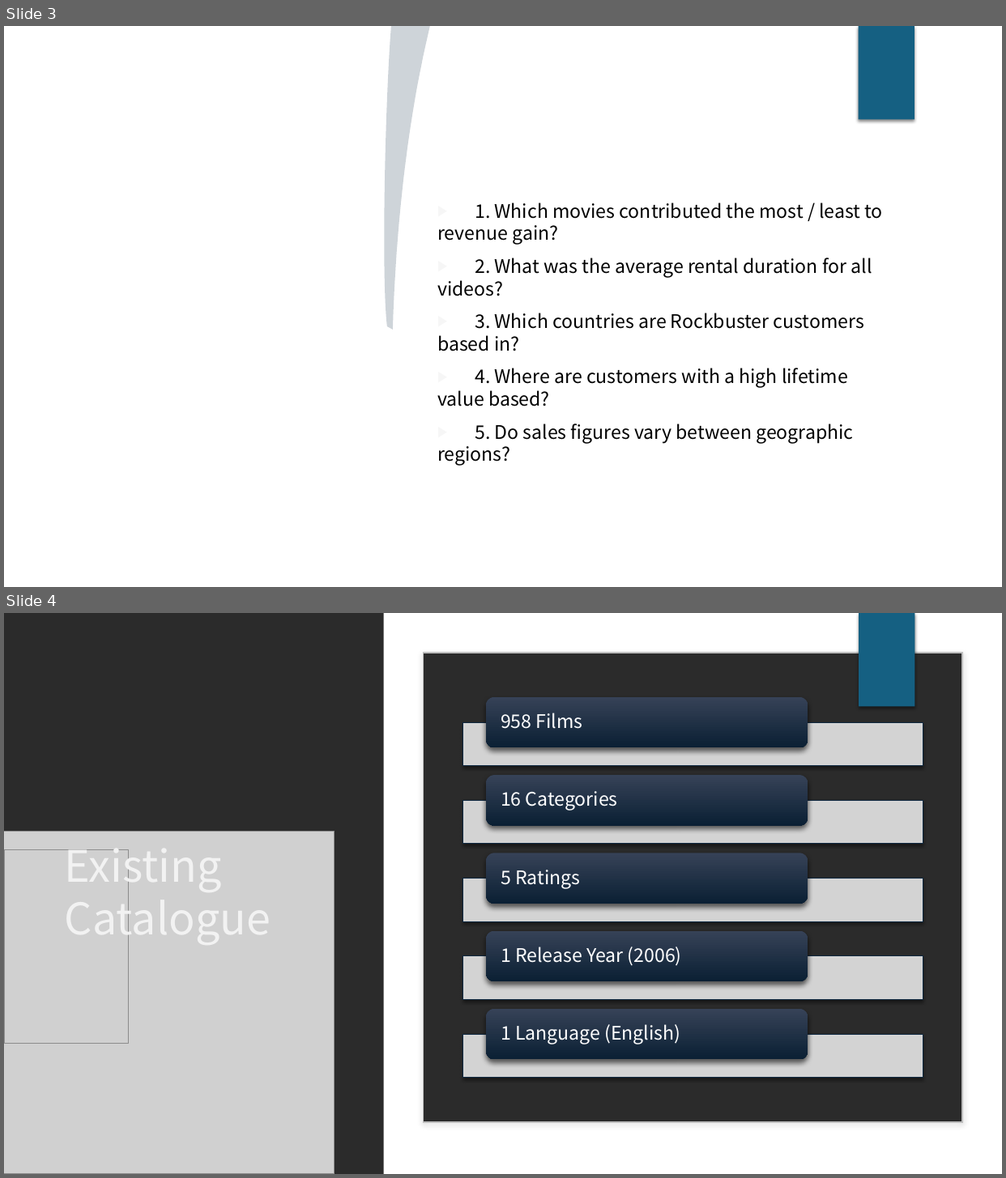
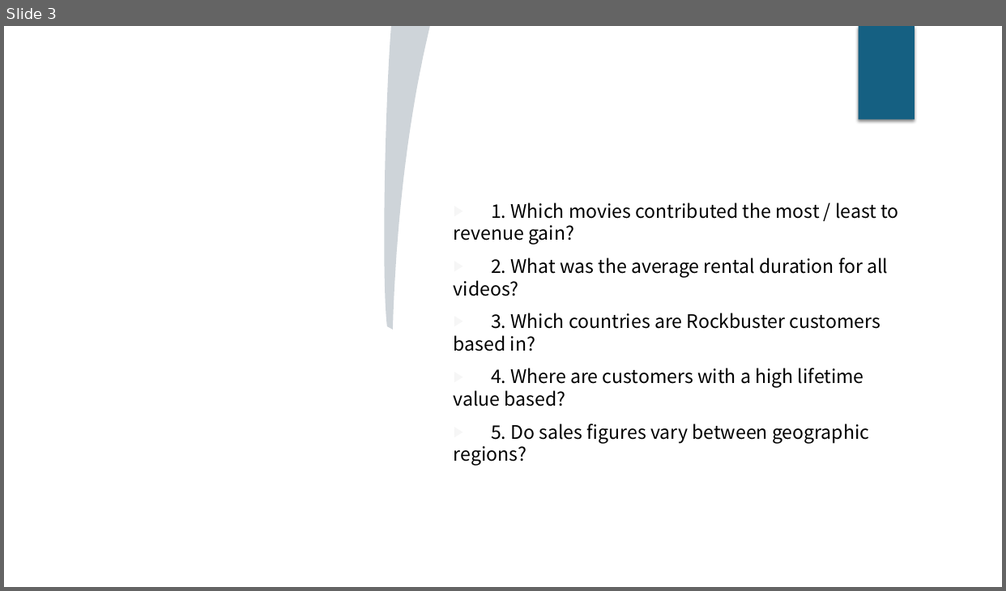
Before and after one commit to davidgriesel/03_streaming_service_database_queries, a slide deck: deliverables/presentation.pptx. Shown one above the other, each under a label of ours: slides 3 and 4 before the commit, slide 3 after it. The pictures are 1006x1178 and 1006x591 pixels, drawn with LibreOffice and Linux fonts; fonts in the diff are those of the drawing; grey boxes stand for pictures; background and template pictures are left out; a plain dark background stands for a picture behind light text. Boxes give left, top, right and bottom in pixels: in the first picture for what was removed or moved away, otherwise in the second. Text is boxed around its words. In the diff, an @@ line names an element or a change of style, - is before the commit and + after.

```diff
--- a/deliverables/presentation.pptx
+++ b/deliverables/presentation.pptx
@@ slide 4 removed at (4, 613, 1002, 1174), background picture (left out) @@
@@ rectangle removed at (384, 613, 1002, 1174) @@
@@ picture removed at (659, 613, 790, 707) @@
@@ rectangle removed at (859, 613, 914, 707) @@
@@ rectangle removed at (859, 613, 915, 707) @@
@@ rounded rectangle removed at (424, 653, 962, 1122) @@
@@ picture removed at (4, 832, 334, 1174) @@
@@ picture removed at (4, 850, 128, 1043) @@
@@ title removed at (65, 850, 270, 946) @@
-Existing Catalogue
@@ group removed at (463, 697, 923, 1078): 5 rectangles, 5 rounded rectangles, 5 texts @@
-958 Films
-16 Categories
-5 Ratings
-1 Release Year (2006)
-1 Language (English)
@@ picture removed at (709, 1112, 790, 1174) @@
@@ slide 3 changed as well @@
@@ text "1. Which movies contributed the ...": place and size @@
-text "1. Which movies contributed the ..." at (437, 203, 883, 466)
+text "1. Which movies contributed the ..." at (454, 203, 898, 466)
```
Also in this commit, not shown: 7 other slides changed, 2 slides added, 2 other slides removed, 7 other files.
